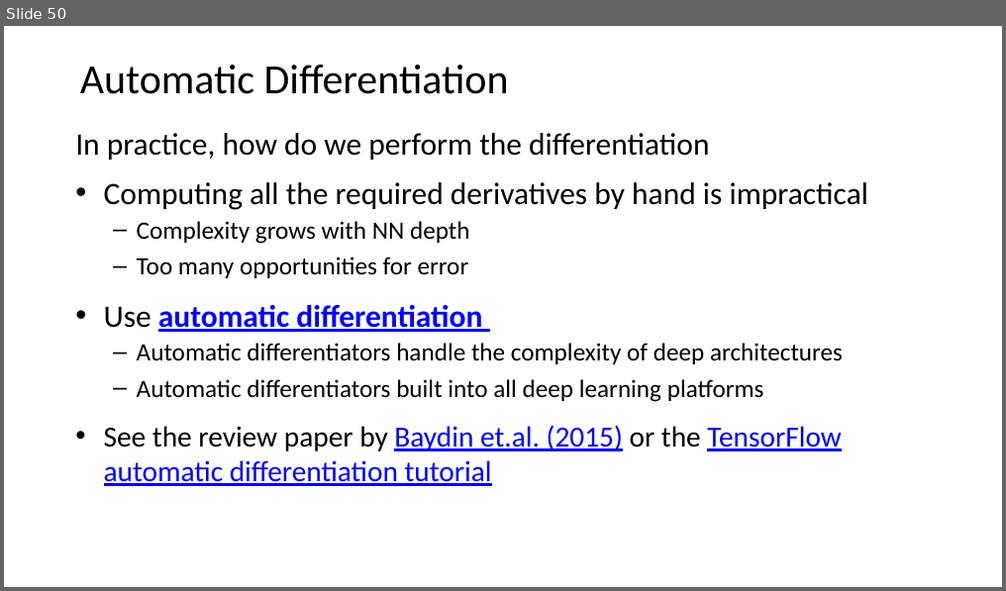
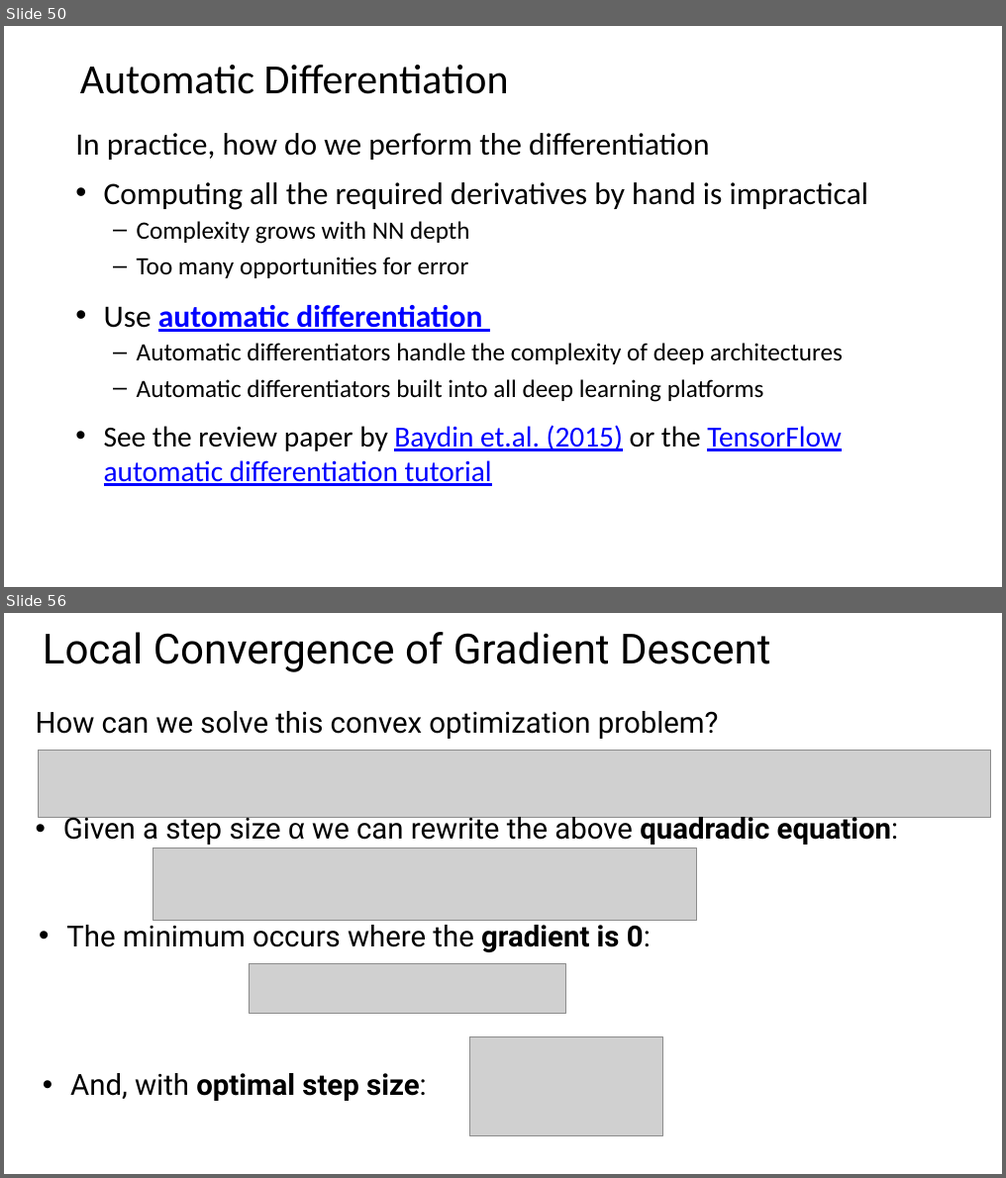
Before and after one commit to StephenElston/CSCI-E25, a slide deck: Slides/5_BuildingBlocksOfDeepLearning.pptx. Shown one above the other, each under a label of ours: slide 50 before the commit, slides 50 and 56 after it; the slides between them are not shown. The pictures are 1006x591 and 1006x1178 pixels, drawn with LibreOffice and Linux fonts; fonts in the diff are those of the drawing; grey boxes stand for pictures. Boxes give left, top, right and bottom in pixels: in the first picture for what was removed or moved away, otherwise in the second. Text is boxed around its words. In the diff, an @@ line names an element or a change of style, - is before the commit and + after.

```diff
--- a/Slides/5_BuildingBlocksOfDeepLearning.pptx
+++ b/Slides/5_BuildingBlocksOfDeepLearning.pptx
@@ slide 56 added at <box>4,613,1002,1174</box>, background #FFFFFF @@
@@ title added at <box>43,632,771,672</box>, 40 pt, text #000000 @@
+Local Convergence of Gradient Descent
@@ text added at <box>36,711,719,739</box>, 28 pt, text #000000 @@
+How can we solve this convex optimization problem?
@@ picture added at <box>39,750,991,817</box> @@
@@ text added at <box>63,812,898,845</box>, 28 pt, text #000000 @@
+• Given a step size α we can rewrite the above quadradic equation:
@@ picture added at <box>152,848,696,920</box> @@
@@ text added at <box>66,919,650,953</box>, 28 pt, text #000000 @@
+• The minimum occurs where the gradient is 0:
@@ picture added at <box>249,964,567,1014</box> @@
@@ picture added at <box>469,1037,663,1137</box> @@
@@ text added at <box>70,1073,427,1101</box>, 28 pt, text #000000, bold @@
+• And, with optimal step size:
```
Also in this commit, not shown: 19 other slides added, 2 other files.
